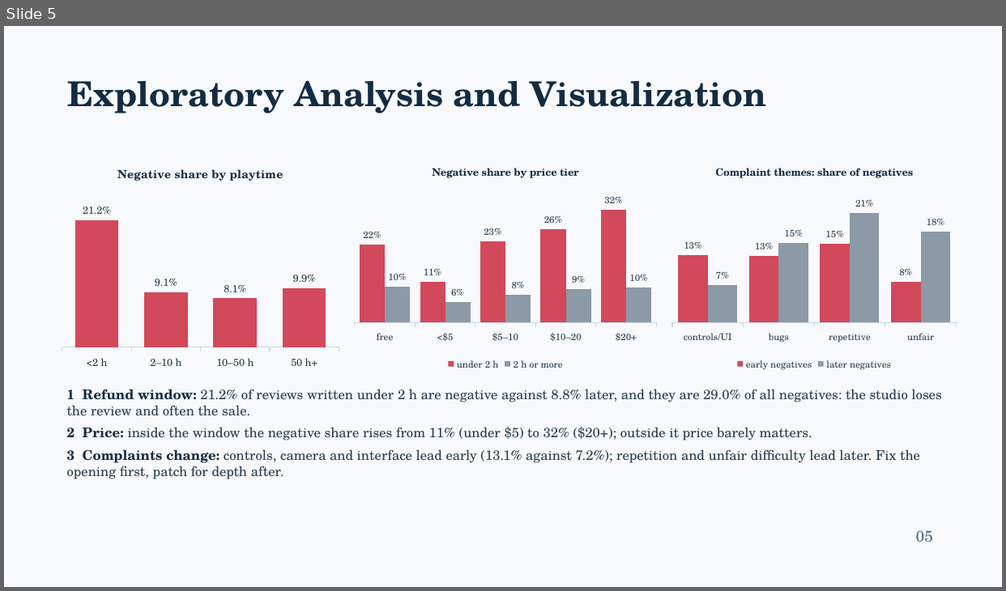
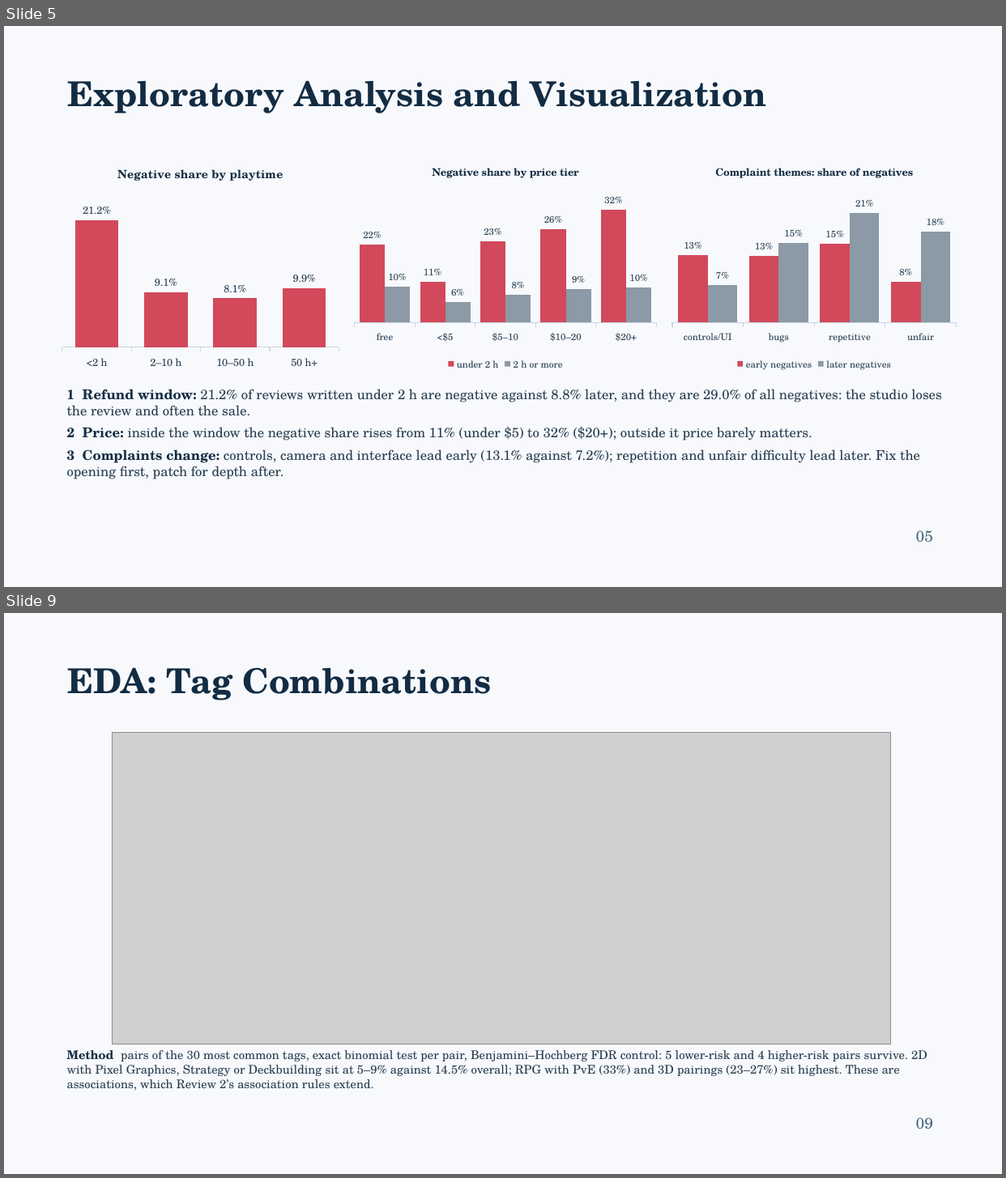
Before and after one commit to Shan713/IndieGuard, a slide deck: slides/review1.pptx. Shown one above the other, each under a label of ours: slide 5 before the commit, slides 5 and 9 after it; the slides between them are not shown. The pictures are 1006x591 and 1006x1178 pixels, drawn with LibreOffice and Linux fonts; fonts in the diff are those of the drawing; grey boxes stand for pictures. Boxes give left, top, right and bottom in pixels: in the first picture for what was removed or moved away, otherwise in the second. Text is boxed around its words. In the diff, an @@ line names an element or a change of style, - is before the commit and + after.

```diff
--- a/slides/review1.pptx
+++ b/slides/review1.pptx
@@ slide 9 added at (4,613,1002,1174), background #F7F9FC @@
@@ text added at (67,667,491,700), 33 pt, text #132C43, bold @@
+EDA: Tag Combinations
@@ picture added at (113,733,891,1044) @@
@@ text added at (67,1050,927,1091), 11.5 pt, text #263C50 @@
+Method pairs of the 30 most common tags, exact binomial test per pair, Benjamini–Hochberg FDR control: 5 lower-risk and 4 higher-risk pairs survive. 2D with Pixel Graphics, Strategy or Deckbuilding sit at 5–9% against 14.5% overall; RPG with PvE (33%) and 3D pairings (23–27%) sit highest. These are associations, which Review 2’s association rules extend.
@@ text added at (916,1118,933,1130), 15 pt, text #48677E @@
+09
```
Also in this commit, not shown: 9 slides changed, 3 other slides added.
